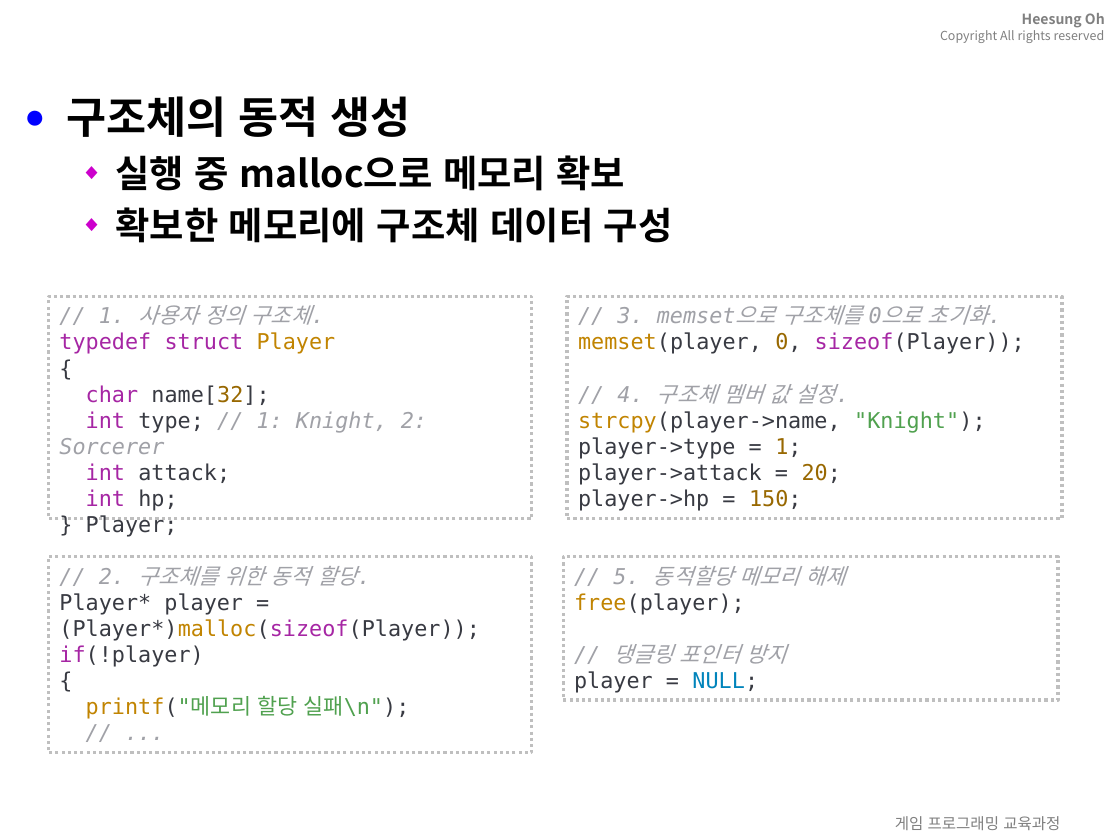
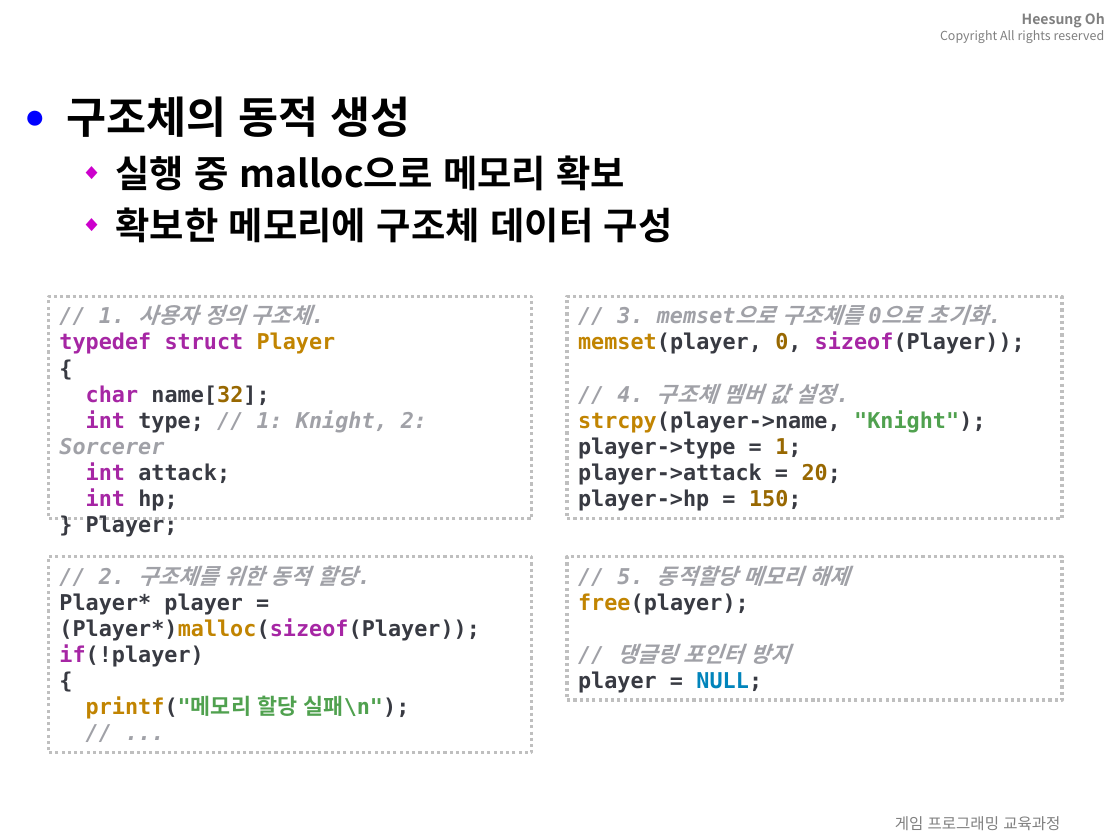
Before and after one commit to 3dapi/bs01_c, a slide deck: slide 9 of ppt/15.C언어-동적-메모리.pptx. Drawn at 1120x840 pixels with LibreOffice and Linux fonts; fonts in the diff are those of the drawing; background and template pictures are left out. Boxes give left, top, right and bottom in pixels: in the first picture for what was removed or moved away, otherwise in the second. Text is boxed around its words. In the diff, an @@ line names an element or a change of style, - is before the commit and + after.

```diff
--- a/ppt/15.C언어-동적-메모리.pptx
+++ b/ppt/15.C언어-동적-메모리.pptx
@@ bold on in 4 elements at bbox=[48, 297, 532, 520], bbox=[567, 297, 1062, 520], bbox=[48, 557, 532, 753], bbox=[567, 557, 1062, 700] @@
@@ rectangle "// 5. 동적할당 메모리 해제 ...": place and size @@
-rectangle "// 5. 동적할당 메모리 해제 ..." at bbox=[563, 557, 1058, 700]
+rectangle "// 5. 동적할당 메모리 해제 ..." at bbox=[567, 557, 1062, 700]
```
Also in this commit, not shown: 3 other slides changed, 26 other files.
